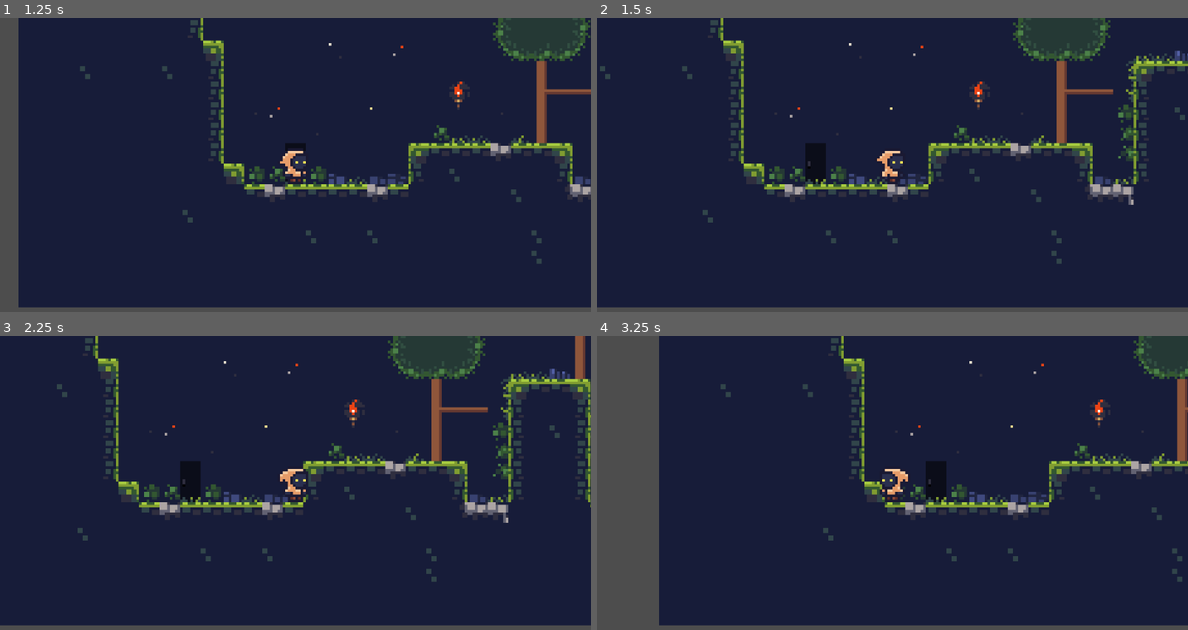
Above: before the commit, frames 1-4 (two rows, left to right).
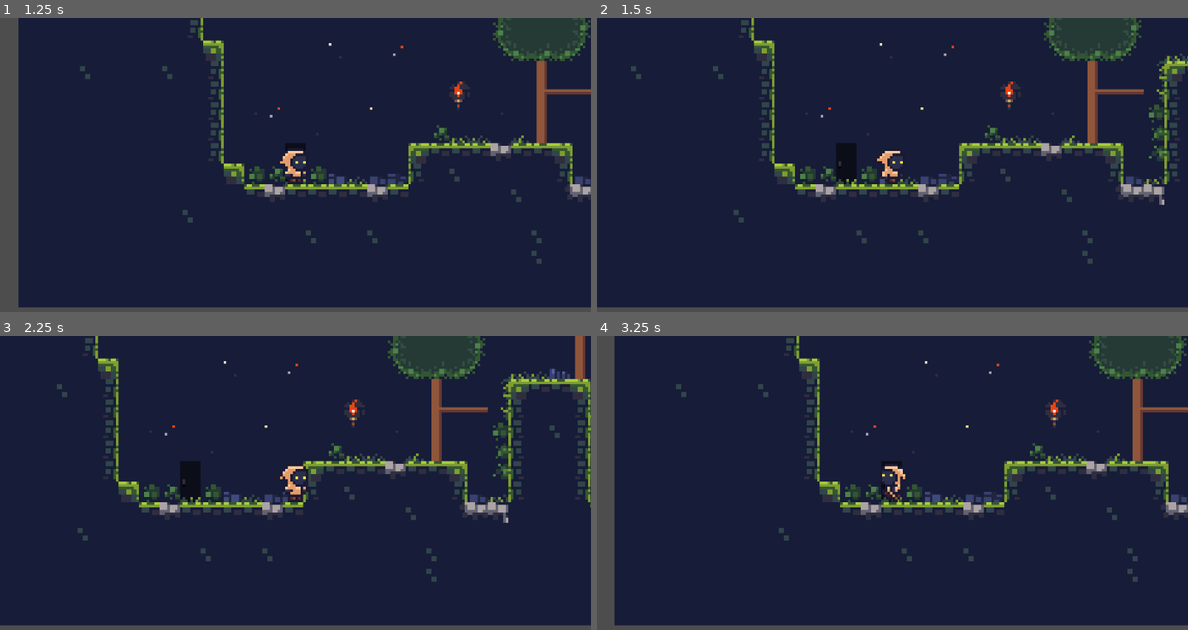
Above: after the commit, the same moments.

Repository: Kkiriya/Dingo25
Game: Godot game, scene res://scenes/menus/main_menu.tscn
The game is run twice, just before and just after one commit, with the same random seed, the same clock (stepped at 60 frames per second) and the same inputs.
Inputs (mouse positions are in pixels of both pictures, inside the frame that each line leads up to):
- Up to frame 1 (1.25 s): click "Start" at 0.5 s
- Up to frame 2 (1.5 s): tap Enter (ui_accept) at 1.25 s; move the mouse to (1022, 167) at 1.27 s; hold D (right) from 1.28 s (still down); click (1022, 167) at 1.42 s
- Up to frame 3 (2.25 s): tap Enter (ui_accept) at 1.52 s; release D (right) at 2 s; drag from (177, 518) to (265, 568) at 2.02 s
- Up to frame 4 (3.25 s): tap Enter (ui_accept) at 2.75 s; move the mouse to (951, 430) at 2.77 s; hold A (left) from 2.78 s (still down)

Frame 1 is identical in both runs. In frame 2, 12% of the frame differs, in the area x 0-100%, y 0-84%; in frame 3, 0.2%; in frame 4, 16%, in the area x 3-100%, y 0-99%.

Commit message:
fixed char speed and jump vel for better experience

Diff:
--- a/dingo25/scenes/level/level_1.tscn
+++ b/dingo25/scenes/level/level_1.tscn
@@ -296,6 +296,8 @@
 position = Vector2(20, -8)
 collision_layer = 2
 collision_mask = 3
+speed = 3
+jump_velocity = 7
 RespawnPoint = NodePath("../RespawnPoint")
 
 [node name="RespawnPoint" type="Marker2D" parent="."]
